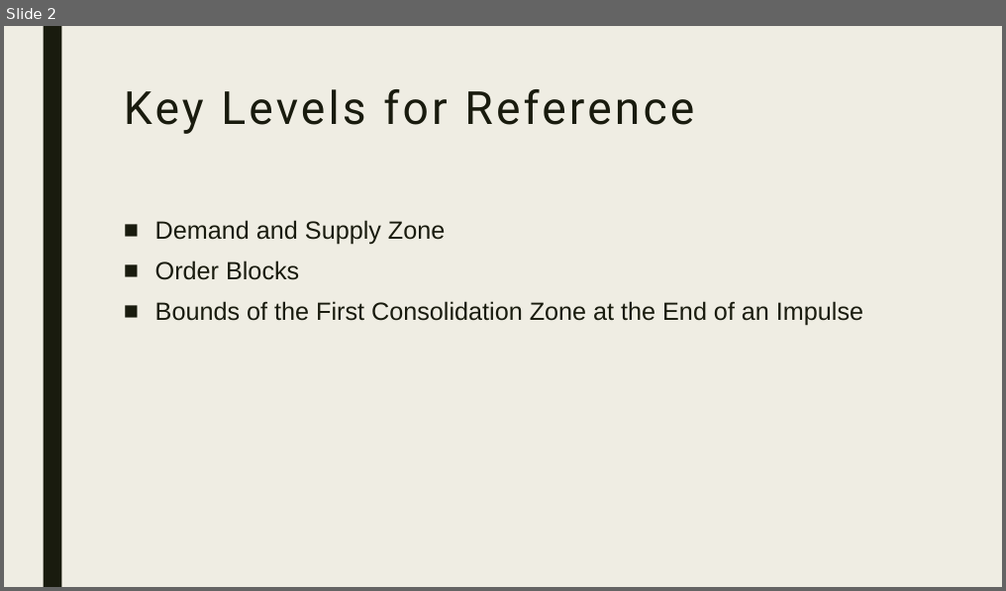
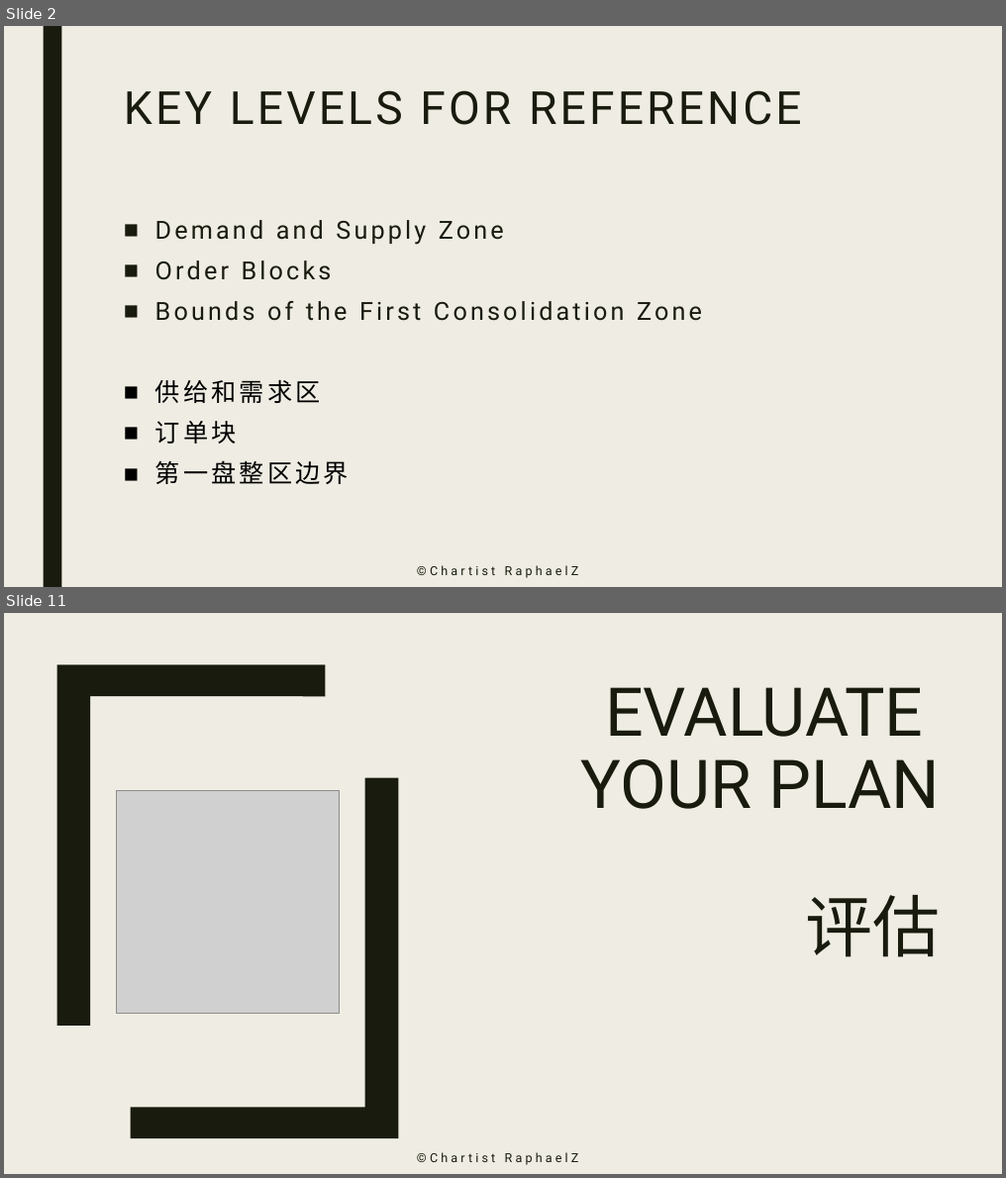
Before and after one commit to zhuzp98/ChartistRaphaelZ, a slide deck: Slides/Key Levels - Plan and Execution.pptx. Shown one above the other, each under a label of ours: slide 2 before the commit, slides 2 and 11 after it; the slides between them are not shown. The pictures are 1006x591 and 1006x1178 pixels, drawn with LibreOffice and Linux fonts; fonts in the diff are those of the drawing; grey boxes stand for pictures. Boxes give left, top, right and bottom in pixels: in the first picture for what was removed or moved away, otherwise in the second. Text is boxed around its words. In the diff, an @@ line names an element or a change of style, - is before the commit and + after.

```diff
--- a/Slides/Key Levels - Plan and Execution.pptx
+++ b/Slides/Key Levels - Plan and Execution.pptx
@@ slide 11 added at (4,613,1002,1174), background #EFEDE3; not listed: 1 template element that a slide beside it also shows @@
@@ rectangle added at (4,613,1002,1174), fill #EFEDE3 @@
@@ freeform shape added at (57,664,325,1026), fill #191B0E @@
@@ title added at (581,687,941,958), 64.8 pt, text #191B0E @@
+EVALUATE
+YOUR PLAN
+评估
@@ picture added at (116,790,339,1013) @@
@@ freeform shape added at (131,778,399,1140), fill #191B0E @@
@@ text added at (241,1142,754,1174), 12 pt, text #191B0E @@
+©️Chartist RaphaelZ
@@ slide 2 changed as well @@
@@ title at (124,90,802,125): text changed @@
-Key Levels for Reference
+KEY LEVELS FOR REFERENCE
@@ text at (155,220,504,280): font Arial to Roboto, letter spacing 0 to 3 pt in "Demand and Supply Zone", "Order Blocks" @@
@@ text at (155,301,702,484): text changed; font Arial to Roboto @@
-■ Bounds of the First Consolidation Zone at the End of an Impulse
+■ Bounds of the First Consolidation Zone
+■ 供给和需求区
+■ 订单块
+■ 第一盘整区边界
@@ text added at (241,555,754,587), 12 pt, text #191B0E @@
+©️Chartist RaphaelZ
```
Also in this commit, not shown: 2 other slides changed, 8 other slides added, 4 other files.
